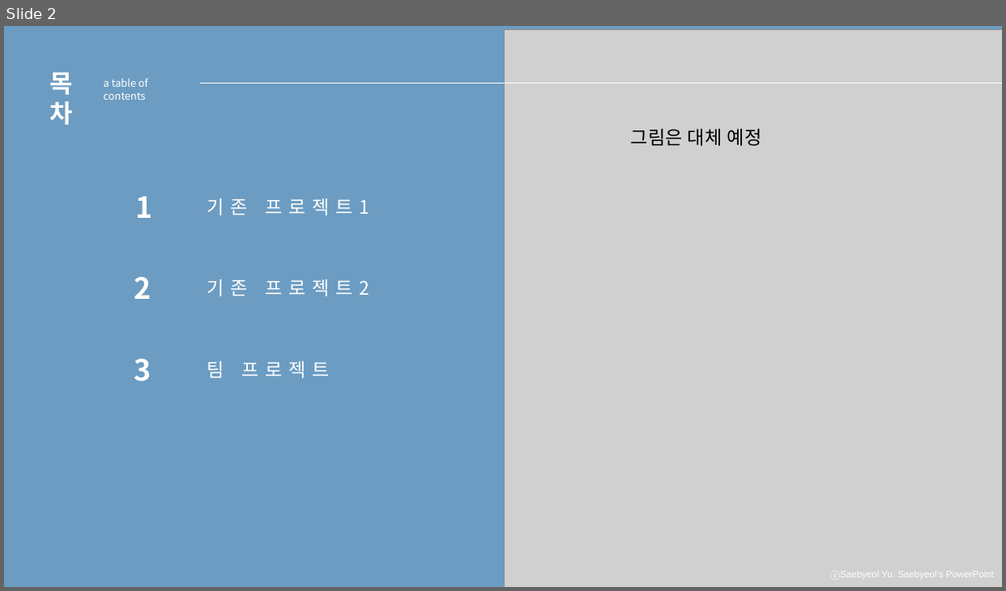
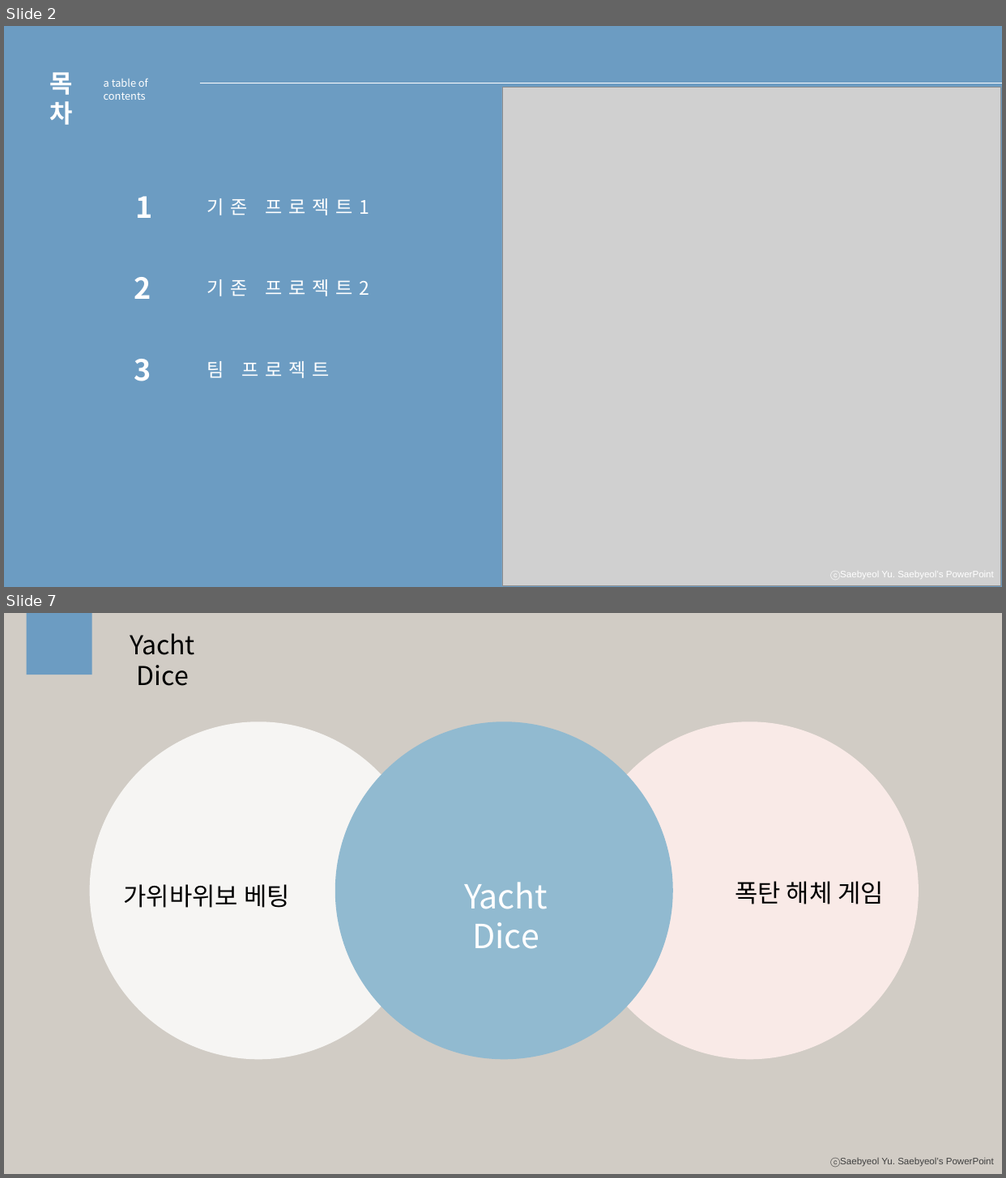
Before and after one commit to meohyun1/IoT_Proj, a slide deck: doc/IoT_1차발표.pptx. Shown one above the other, each under a label of ours: slide 2 before the commit, slides 2 and 7 after it; the slides between them are not shown. The pictures are 1006x591 and 1006x1178 pixels, drawn with LibreOffice and Linux fonts; fonts in the diff are those of the drawing; grey boxes stand for pictures. Boxes give left, top, right and bottom in pixels: in the first picture for what was removed or moved away, otherwise in the second. Text is boxed around its words. In the diff, an @@ line names an element or a change of style, - is before the commit and + after.

```diff
--- a/doc/IoT_1차발표.pptx
+++ b/doc/IoT_1차발표.pptx
@@ slide 7 added at (4, 613, 1002, 1174), background #D1CCC5; not listed: 1 template element that a slide beside it also shows @@
@@ rectangle added at (27, 613, 92, 675), fill #6C9CC2 @@
@@ text added at (130, 633, 195, 686), 25 pt, text #000000 @@
+Yacht Dice
@@ ellipse added at (89, 722, 427, 1059), fill #F6F5F3 @@
@@ ellipse added at (335, 722, 672, 1059), fill #91BAD0 @@
@@ ellipse added at (581, 722, 918, 1059), fill #F9EAE7 @@
@@ text added at (124, 884, 290, 908), 24 pt, text #000000 @@
+가위바위보 베팅
@@ text added at (464, 882, 548, 949), 32 pt, text #FFFFFF @@
+Yacht Dice
@@ text added at (735, 881, 884, 905), 24 pt, text #000000 @@
+폭탄 해체 게임
@@ slide 2 changed as well @@
@@ picture: place and size @@
-picture at (504, 29, 1002, 587)
+picture at (503, 88, 1002, 587)
@@ text removed at (631, 129, 762, 146) @@
-그림은 대체 예정
```
Also in this commit, not shown: 1 other slide changed, 7 other slides added, 5 slides removed, 5 other files.
